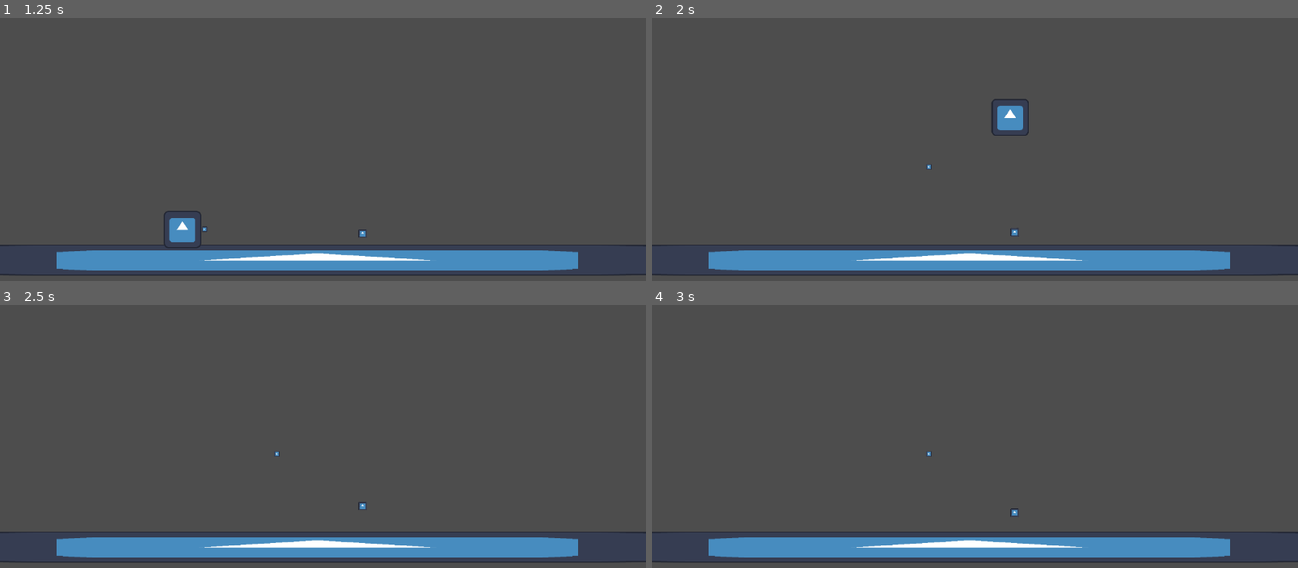
Above: before the commit, frames 1-4 (two rows, left to right).
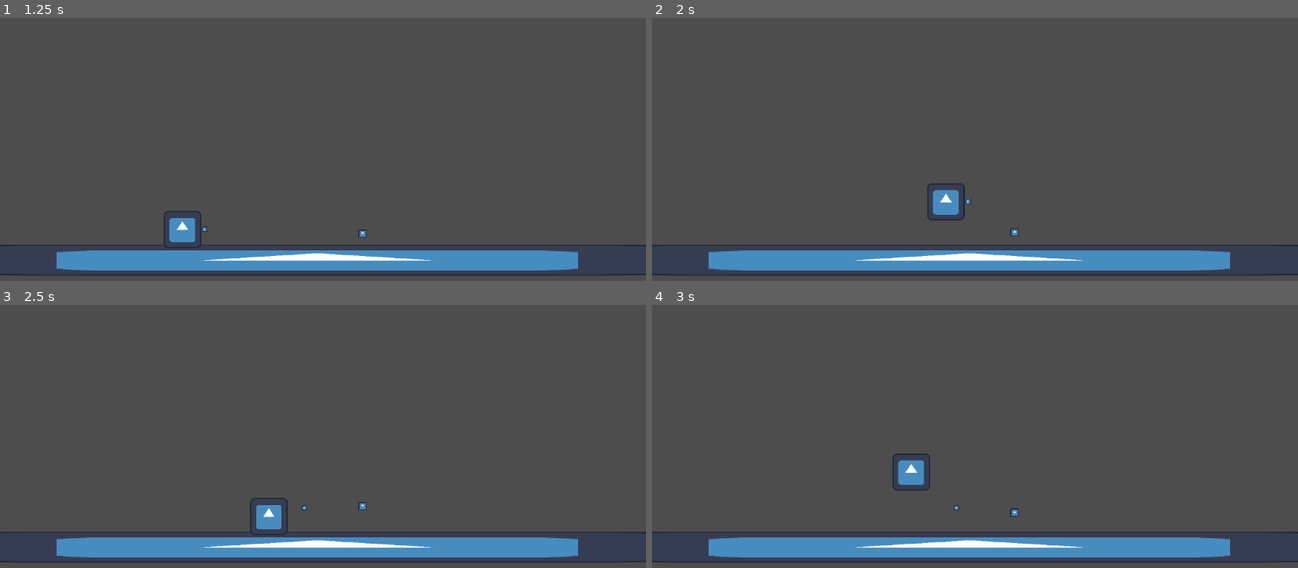
Above: after the commit, the same moments.

Repository: Crapulence1/hammer-time
Game: Godot game, scene res://Scenes/menu.tscn
Same seed, same stepped clock (60 frames per second), same inputs: the game is played once before the commit and once after it. The engine's default icon, where the game draws it, is replaced by a stand-in: a white triangle on a blue panel in a dark square.
Inputs (mouse positions are in pixels of both pictures, inside the frame that each line leads up to):
- Up to frame 1 (1.25 s): click "Play" at 0.5 s
- Up to frame 2 (2 s): tap Enter at 1.25 s; move the mouse to (1117, 167) at 1.27 s; hold D (Right) from 1.28 s (still down); tap Q (Hammer Launch) at 1.35 s; tap Space (Jump) at 1.52 s; click (1117, 167) at 1.55 s
- Up to frame 3 (2.5 s): release D (Right) at 2 s; drag from (193, 491) to (361, 520) at 2.02 s
- Up to frame 4 (3 s): tap Space (Jump) at 2.75 s; move the mouse to (1039, 394) at 2.77 s; hold A (Left) from 2.78 s (still down); tap Shift (Hammer Bounce) at 2.85 s

Frame 1 is identical in both runs. In frame 2, 1.0% of the frame differs, in the area x 42-59%, y 30-77%; in frame 3, 0.5%; in frame 4, 0.5%.

Commit message:
added throw and reflector

Diff:
--- a/Scenes/hammer.tscn
+++ b/Scenes/hammer.tscn
@@ -2,6 +2,7 @@
 
 [ext_resource type="Script" uid="uid://dbvsggched8nr" path="res://Scripts/hammer.gd" id="1_kxv3n"]
 [ext_resource type="Texture2D" uid="uid://dnn15wm15mqjv" path="res://icon.svg" id="2_010gp"]
+[ext_resource type="Script" uid="uid://cyipvbih2lc50" path="res://Scripts/Components/ThrowComponent.gd" id="2_l8gpf"]
 
 [sub_resource type="RectangleShape2D" id="RectangleShape2D_538jt"]
 size = Vector2(99, 94)
@@ -69,13 +70,23 @@
 
 [sub_resource type="RectangleShape2D" id="RectangleShape2D_kxv3n"]
 
-[node name="hammer" type="CharacterBody2D" unique_id=914817786 node_paths=PackedStringArray("COLLISION_BOX")]
+[node name="hammer" type="CharacterBody2D" unique_id=914817786 node_paths=PackedStringArray("COLLISION_BOX", "throw_component")]
 collision_layer = 4
 script = ExtResource("1_kxv3n")
+DAMAGE = null
 COLLISION_BOX = NodePath("collision_box")
-THROW_DIR = Vector2(0.7, -0.7)
-THROW_SPEED = 800
+LAUNCH_DIR = null
+LAUNCH_SPEED = null
 THROW_DISTANCE = 100.0
+throw_component = NodePath("ThrowComponent")
+
+[node name="ThrowComponent" type="Node" parent="." unique_id=913536067 node_paths=PackedStringArray("body")]
+script = ExtResource("2_l8gpf")
+body = NodePath("..")
+THROW_SPEED = 1200
+THROW_DISTANCE_CUTOFF = 1000
+RETURN_SPEED = 2000
+metadata/_custom_type_script = "uid://cyipvbih2lc50"
 
 [node name="Sprite2D" type="Sprite2D" parent="." unique_id=1841492331]
 position = Vector2(0, -0.5000019)
--- /dev/null
+++ b/Scenes/hammer_reflector.tscn
@@ -0,0 +1,12 @@
+[gd_scene format=3 uid="uid://m58b0w22p51v"]
+
+[ext_resource type="Script" uid="uid://vi8b3v36e267" path="res://Scripts/hammer_reflector.gd" id="1_g8ii6"]
+
+[node name="hammer_reflector" type="StaticBody2D" unique_id=44577460]
+script = ExtResource("1_g8ii6")
+
+[node name="CollisionPolygon2D" type="CollisionPolygon2D" parent="." unique_id=787618623]
+polygon = PackedVector2Array(-55, 60, 59, 60, 59, -59)
+
+[node name="RayCast2D" type="RayCast2D" parent="." unique_id=1812157008]
+target_position = Vector2(0, -50)
--- a/Scenes/player.tscn
+++ b/Scenes/player.tscn
@@ -27,9 +27,13 @@
 [node name="Sprite2D" type="Sprite2D" parent="." unique_id=1433801604]
 texture = ExtResource("2_fkybt")
 
-[node name="hammer" parent="." unique_id=914817786 instance=ExtResource("2_x3wgy")]
+[node name="hammer" parent="." unique_id=914817786 node_paths=PackedStringArray("input_component", "hammer_spot") instance=ExtResource("2_x3wgy")]
 position = Vector2(76, 0)
+LAUNCH_DIR = Vector2(0.7, -0.7)
+LAUNCH_SPEED = 700
 THROW_DISTANCE = 300.0
+input_component = NodePath("../InputComponent")
+hammer_spot = NodePath("../hammer_spot")
 
 [node name="collision_box" type="CollisionShape2D" parent="." unique_id=563101156]
 position = Vector2(0, 1)
--- a/Scenes/test_area.tscn
+++ b/Scenes/test_area.tscn
@@ -3,6 +3,7 @@
 [ext_resource type="Texture2D" uid="uid://dnn15wm15mqjv" path="res://icon.svg" id="1_kpu7f"]
 [ext_resource type="PackedScene" uid="uid://dgsr66k654gt" path="res://Scenes/player.tscn" id="2_3n873"]
 [ext_resource type="PackedScene" uid="uid://fh3xcm0atwrk" path="res://Scenes/upgrade_orb.tscn" id="3_3n873"]
+[ext_resource type="PackedScene" uid="uid://m58b0w22p51v" path="res://Scenes/hammer_reflector.tscn" id="4_15qo1"]
 
 [sub_resource type="RectangleShape2D" id="RectangleShape2D_15qo1"]
 size = Vector2(124.254425, 111.16681)
@@ -32,3 +33,14 @@
 [node name="Camera2D" type="Camera2D" parent="." unique_id=1548323578]
 position = Vector2(1324, 600)
 zoom = Vector2(0.52, 0.52)
+
+[node name="hammer_reflector" parent="." unique_id=44577460 instance=ExtResource("4_15qo1")]
+position = Vector2(1264, 734)
+
+[node name="hammer_reflector2" parent="." unique_id=940116049 instance=ExtResource("4_15qo1")]
+position = Vector2(1267, 203)
+rotation = -1.5707964
+
+[node name="hammer_reflector3" parent="." unique_id=1697247117 instance=ExtResource("4_15qo1")]
+position = Vector2(842, 194)
+rotation = -3.1415927
--- a/Scripts/Components/InputComponent.gd
+++ b/Scripts/Components/InputComponent.gd
@@ -6,6 +6,8 @@
 var is_swing_pressed : bool
 var is_ground_boost_pressed : bool
 var is_launch_pressed : bool
+var is_throw_pressed : bool
+var throw_dir : Vector2
 
 func _process(delta: float) -> void:
 	direction = Input.get_axis("Left", "Right")
@@ -16,3 +18,7 @@
 		is_ground_boost_pressed = true
 	if Input.is_action_just_pressed("Hammer Launch") and UpgradeManager.has_upgrade("Hammer Launch"):
 		is_launch_pressed = true
+	if Input.is_action_just_pressed("Throw"):
+		is_throw_pressed = true
+
+	throw_dir = Input.get_vector("Left", "Right", "Up", "Down")
--- a/Scripts/Components/MovementComponent.gd
+++ b/Scripts/Components/MovementComponent.gd
@@ -22,7 +22,6 @@
 func tick(delta : float) -> void:
 	if body == null or is_pulling_to_hammer:
 		return
-	print(body.velocity.x)
 
 	if body.is_on_floor():
 		turning_in_air = false
--- /dev/null
+++ b/Scripts/Components/ThrowComponent.gd
@@ -0,0 +1,45 @@
+extends Node
+class_name ThrowComponent
+
+@export var body : Hammer
+@export var THROW_SPEED : int
+@export var THROW_DISTANCE_CUTOFF : int
+@export var RETURN_SPEED : int
+
+var throw_dir : Vector2
+var wants_throw : bool
+var is_thrown : bool
+var is_returning : bool = false
+
+
+func _process(delta: float) -> void:
+	if is_thrown:
+		if body.calculate_distance(body.initial_pos) >= THROW_DISTANCE_CUTOFF:
+			stop_throw()
+	if is_returning:
+		body.global_position = body.global_position.move_toward(body.hammer_spot.global_position, RETURN_SPEED * delta)
+
+func throw() -> void:
+	is_thrown = true
+	body.enable_top_level()
+	body.initial_pos = body.global_position
+	body.velocity = THROW_SPEED * throw_dir
+
+func stop_throw() -> void:
+	body.velocity = Vector2.ZERO
+	is_returning = true
+
+func check_collisions(last_slide_collision : KinematicCollision2D) -> void:
+	var current_collider = last_slide_collision.get_collider()
+	if current_collider is Reflector:
+		var raycast : RayCast2D = current_collider.raycast
+		body.global_position = raycast.global_position #+ Vector2(0, -1)
+		body.velocity = (raycast.to_global(raycast.target_position) - raycast.to_global(Vector2.ZERO)).normalized() * THROW_SPEED #raycast global direction code i copiedd
+		body.initial_pos = body.global_position
+		print(body.global_position)
+
+	else:
+		body.return_hammer()
+
+	#if not past_collider or past_collider != current_collider:
+		#past_collider = current_collider
--- a/Scripts/hammer.gd
+++ b/Scripts/hammer.gd
@@ -3,17 +3,40 @@
 
 @export var DAMAGE : int
 @export var COLLISION_BOX : Area2D
-@export var THROW_DIR : Vector2
-@export var THROW_SPEED : int
+@export var LAUNCH_DIR : Vector2
+@export var LAUNCH_SPEED : int
 @export var THROW_DISTANCE : float
+@export var input_component : InputComponent
+@export var throw_component : ThrowComponent
+@export var hammer_spot : Node2D
 
 var is_on_cooldown : bool = false
-var is_throwing : bool = false
+var is_launching : bool = false
 var initial_pos : Vector2
 var exited : bool = false #Latch for hammer entrance and exit
+var tween : Tween
+
+
+
 
 func _physics_process(delta: float) -> void:
-	if is_throwing:
+	if throw_component.is_returning:
+		return
+
+	if input_component.is_throw_pressed:
+		if input_component.throw_dir == Vector2(0,0): #if not direction pressed
+			input_component.throw_dir = Vector2(1, 0) # throw right
+		throw_component.throw_dir = input_component.throw_dir
+		if not throw_component.is_thrown: #prevents throwing while thrown
+			throw_component.throw()
+
+	if throw_component.is_thrown:
+		if get_slide_collision_count():#if there current collisions
+			throw_component.check_collisions(get_slide_collision(0))
+
+	input_component.is_throw_pressed = false
+
+	if is_launching:
 		if calculate_distance(initial_pos) >= THROW_DISTANCE:
 			stop_launch()
 
@@ -29,29 +52,36 @@
 	is_on_cooldown = false
 
 func launch(delta : float) -> void:
-	initial_pos = global_position #saves current position
-	top_level = true #makes position go whack | Makes node independent of parent node position wise
-	global_position = initial_pos #puts it back in its position
-	is_throwing = true
-	velocity = THROW_SPEED * THROW_DIR
+	enable_top_level()
+	is_launching = true
+	velocity = LAUNCH_SPEED * LAUNCH_DIR
 
 func stop_launch() -> void:
 	velocity = Vector2.ZERO
 	SignalManager.emit_signal("launch_finished", global_position)
-	is_throwing = false
+	is_launching = false
 
 func calculate_distance(initial_pos : Vector2) -> float:
 	return (global_position - initial_pos).length()
 
+func enable_top_level() -> void:
+	initial_pos = global_position#saves current position
+	top_level = true #makes position go whack | Makes node independent of parent node position wise
+	global_position = initial_pos #puts it back in its position
+
 
 func _on_hammer_return_body_entered(body: Node2D) -> void: #Resets hammer position
 	if body == self and exited:
-		position = self.get_parent().get_node("hammer_spot").position
-		exited = false
-		SignalManager.emit_signal("stop_pulling")
-		top_level = false
+		return_hammer()
 
-
+func return_hammer() -> void:
+	position = hammer_spot.position
+	exited = false
+	SignalManager.emit_signal("stop_pulling")
+	top_level = false
+	throw_component.is_returning = false
+	throw_component.is_thrown = false
+	pass
 
 func _on_hammer_return_body_exited(body: Node2D) -> void:
 	exited = true
--- /dev/null
+++ b/Scripts/hammer_reflector.gd
@@ -0,0 +1,5 @@
+extends StaticBody2D
+class_name Reflector
+
+@onready var reflect_dir : Vector2 = $RayCast2D.target_position
+@onready var raycast : RayCast2D = $RayCast2D
--- a/Scripts/player.gd
+++ b/Scripts/player.gd
@@ -5,6 +5,7 @@
 @export var hammer : CharacterBody2D
 @export var has_hammer_bounce : bool
 @export var has_hammer_launch : bool
+
 
 func _ready() -> void:
 	SignalManager.connect("launch_finished", handle_finished_launch)
--- a/project.godot
+++ b/project.godot
@@ -62,6 +62,21 @@
 "events": [Object(InputEventKey,"resource_local_to_scene":false,"resource_name":"","device":-1,"window_id":0,"alt_press …(192 unchanged characters)…
 ]
 }
+Up={
+"deadzone": 0.2,
+"events": [Object(InputEventKey,"resource_local_to_scene":false,"resource_name":"","device":-1,"window_id":0,"alt_pressed":false,"shift_pressed":false,"ctrl_pressed":false,"meta_pressed":false,"pressed":false,"keycode":0,"physical_keycode":87,"key_label":0,"unicode":119,"location":0,"echo":false,"script":null)
+]
+}
+Throw={
+"deadzone": 0.2,
+"events": [Object(InputEventMouseButton,"resource_local_to_scene":false,"resource_name":"","device":-1,"window_id":0,"alt_pressed":false,"shift_pressed":false,"ctrl_pressed":false,"meta_pressed":false,"button_mask":0,"position":Vector2(0, 0),"global_position":Vector2(0, 0),"factor":1.0,"button_index":1,"canceled":false,"pressed":false,"double_click":false,"script":null)
+]
+}
+Down={
+"deadzone": 0.2,
+"events": [Object(InputEventKey,"resource_local_to_scene":false,"resource_name":"","device":-1,"window_id":0,"alt_pressed":false,"shift_pressed":false,"ctrl_pressed":false,"meta_pressed":false,"pressed":false,"keycode":0,"physical_keycode":83,"key_label":0,"unicode":115,"location":0,"echo":false,"script":null)
+]
+}
 
 [layer_names]
 
Not shown, added: Scripts/Components/ThrowComponent.gd.uid
Not shown, added: Scripts/hammer_reflector.gd.uid
